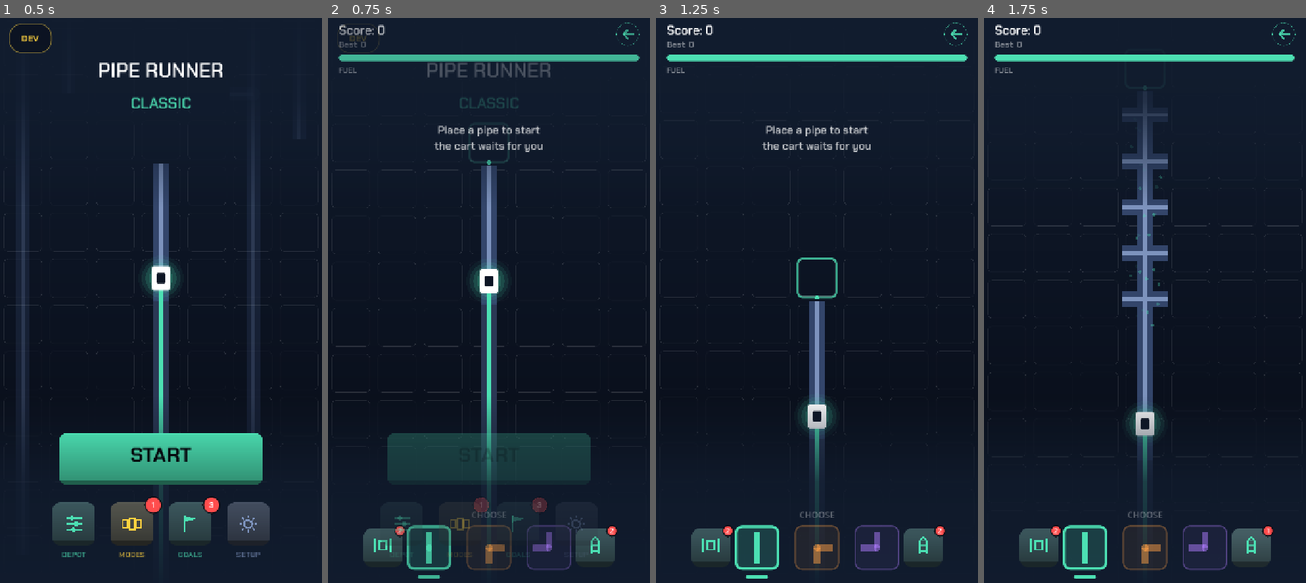
Above: before the commit, frames 1-4 (left to right).
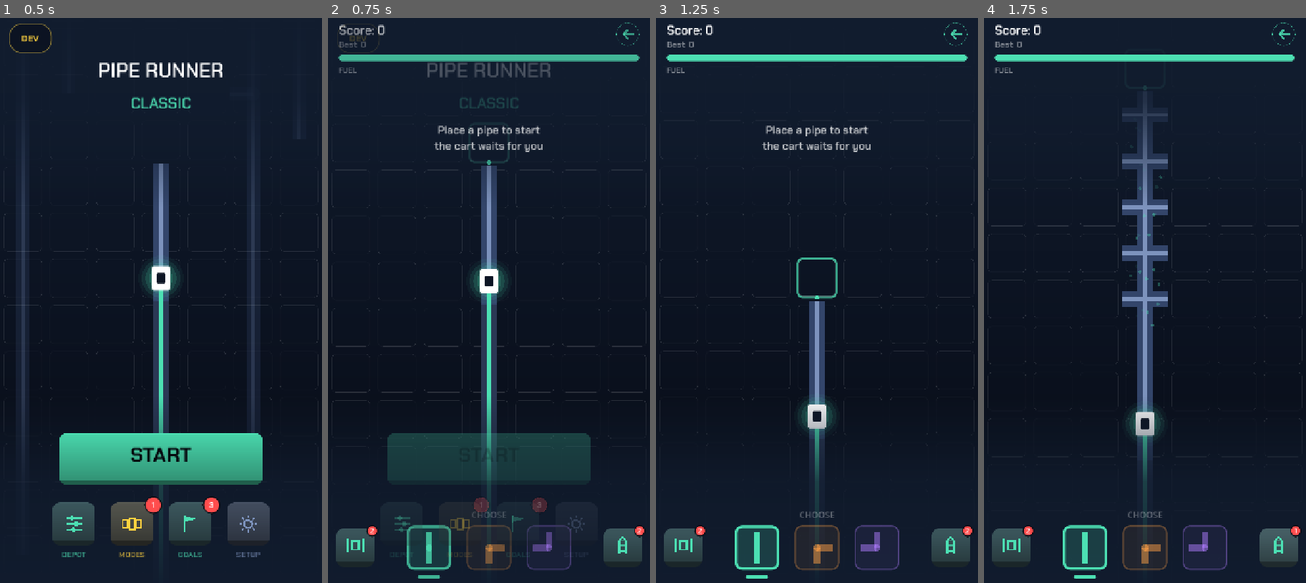
Above: after the commit, the same moments.

Repository: aznoran/piperunner
Game: Godot game, scene res://scenes/Main.tscn
The game is run twice, just before and just after one commit, with the same random seed, the same clock (stepped at 60 frames per second) and the same inputs.
Inputs:
- Up to frame 1 (0.5 s): no input
- Up to frame 2 (0.75 s): click "START" at 0.5 s
- Up to frame 3 (1.25 s): no input
- Up to frame 4 (1.75 s): click "2" at 1.25 s

Frame 1 is identical in both runs. In frame 2, 2.1% of the frame differs, in the area x 2-99%, y 89-97%; in frame 3, 2.1%; in frame 4, 2.1%.

Commit message:
Put daylight between the power keys and the shapes
Sat right beside the strip they were a mis-tap waiting to happen, and
during a fast stretch a mis-tap is expensive both ways: a power-up
costs a charge and a shape costs a turn. The keys go out to the edges
of the screen now, which takes the gap from ten units to seventy-odd —
about three-quarters of a shape slot — and they still keep a minimum
gap from the strip on a screen too narrow to give them that.

Co-Authored-By: Claude Opus 5 (1M context) <noreply@anthropic.com>
Claude-Session: https://claude.ai/code/session_01CFYbRtdtb1UhkaJakFte7B

Diff:
--- a/scripts/hud.gd
+++ b/scripts/hud.gd
@@ -24,7 +24,10 @@
 ## What a key may shrink or grow to when it is matched to a shape slot.
 const POWER_MIN := 52.0
 const POWER_MAX := 86.0
-const POWER_MARGIN := 10.0
+## How far a key sits from the edge of the screen, and the least daylight it
+## will accept between itself and the shape strip.
+const POWER_EDGE := 18.0
+const POWER_GAP := 34.0
 ## The bar's key face and the 9-patch inset that keeps its corners crisp — the
 ## same numbers the menu uses, because it is the same button.
 const KEY_FACE := "res://art/ui/tab_face.png"
@@ -177,20 +180,23 @@
 		if key == null:
 			continue
 		key.size = Vector2(side, side)
-		# Alternating outward, so a third power-up would stack beside the first
-		# rather than land on top of it.
+		# Pushed out to the edges rather than sat next to the strip, and the
+		# gap that leaves is the point. A power-up costs a charge and a shape
+		# costs a turn, so a thumb that catches the wrong one during a fast
+		# stretch has done real damage — the two want as much daylight between
+		# them as the screen has to give.
 		var rank: int = index / 2
-		var step: float = side + POWER_MARGIN
+		var step: float = side + POWER_GAP
 		var x: float
 		if index % 2 == 0:
-			x = rightmost.end.x + POWER_MARGIN + step * float(rank)
-			# Nowhere to put it: tuck it against the edge rather than off it.
-			if x + side > wide:
-				x = maxf(wide - side - 2.0, rightmost.end.x + 2.0)
+			x = wide - POWER_EDGE - side - step * float(rank)
+			# Never closer to the strip than the gap, however narrow the screen.
+			x = maxf(x, rightmost.end.x + POWER_GAP)
+			x = minf(x, wide - side - 2.0)
 		else:
-			x = leftmost.position.x - POWER_MARGIN - side - step * float(rank)
-			if x < 0.0:
-				x = minf(2.0, leftmost.position.x - side - 2.0)
+			x = POWER_EDGE + step * float(rank)
+			x = minf(x, leftmost.position.x - POWER_GAP - side)
+			x = maxf(x, 2.0)
 		key.position = Vector2(x, middle - side * 0.5)
 		_resize_key_face(key, side)
 		index += 1
